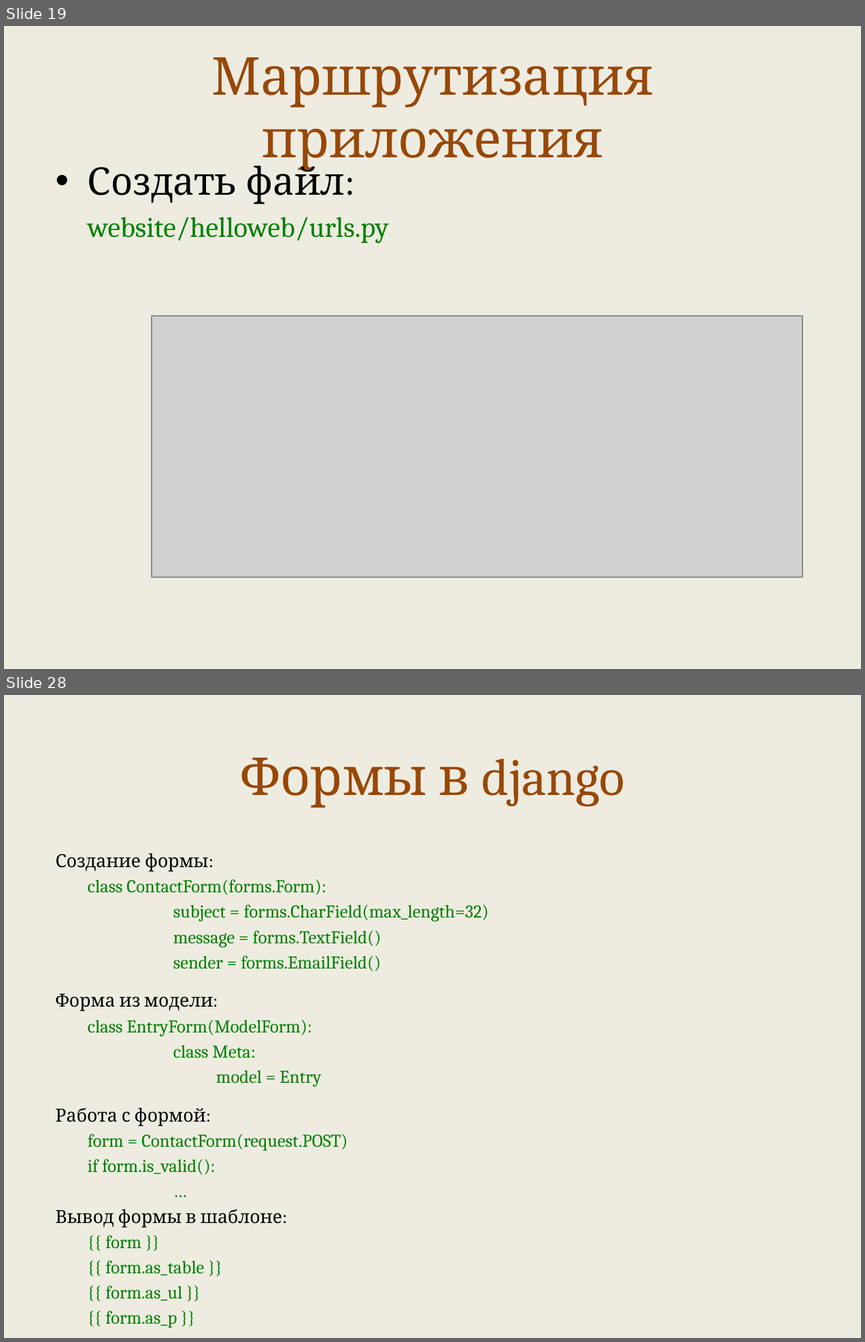
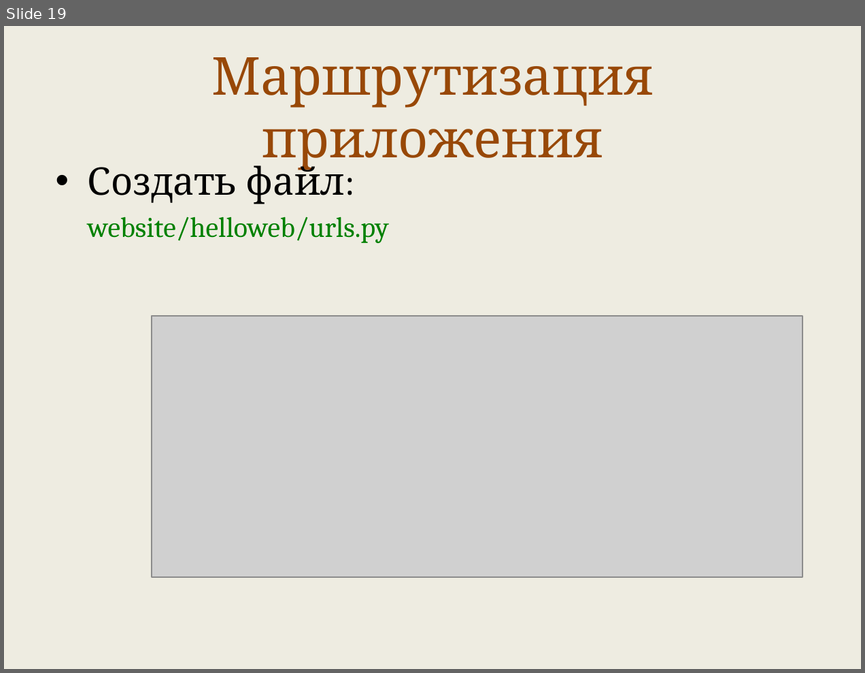
Before and after one commit to maxchv/LearnPython, a slide deck: week11/intro_django.pptx. Shown one above the other, each under a label of ours: slides 19 and 28 before the commit, slide 19 after it; the slides between them are not shown. The pictures are 865x1342 and 865x673 pixels, drawn with LibreOffice and Linux fonts; fonts in the diff are those of the drawing; grey boxes stand for pictures. Boxes give left, top, right and bottom in pixels: in the first picture for what was removed or moved away, otherwise in the second. Text is boxed around its words. In the diff, an @@ line names an element or a change of style, - is before the commit and + after.

```diff
--- a/week11/intro_django.pptx
+++ b/week11/intro_django.pptx
@@ slide 28 removed at [4,695,861,1338], background #EEECE1 @@
@@ title removed at [240,758,624,808] @@
-Формы в django
@@ text removed at [56,853,489,1327] @@
-Создание формы:
-class ContactForm(forms.Form):
-subject = forms.CharField(max_length=32)
-message = forms.TextField()
-sender = forms.EmailField()
-Форма из модели:
-class EntryForm(ModelForm):
-class Meta:
-model = Entry
-Работа с формой:
-form = ContactForm(request.POST)
-if form.is_valid():
-…
-Вывод формы в шаблоне:
-{{ form }}
-{{ form.as_table }}
-{{ form.as_ul }}
-{{ form.as_p }}
```
Also in this commit, not shown: 12 other slides removed, 3 other files.
